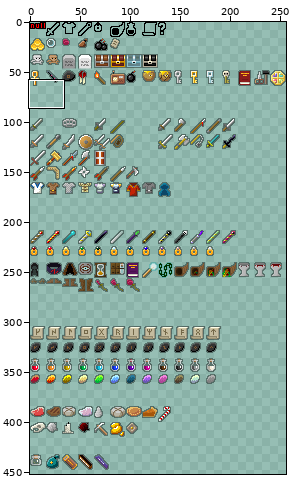
File history of a sprite sheet, core/src/main/assets/items.png. The picture above shows the old version from afar; the outline marks the close-up.
Close-up. Before the edit:
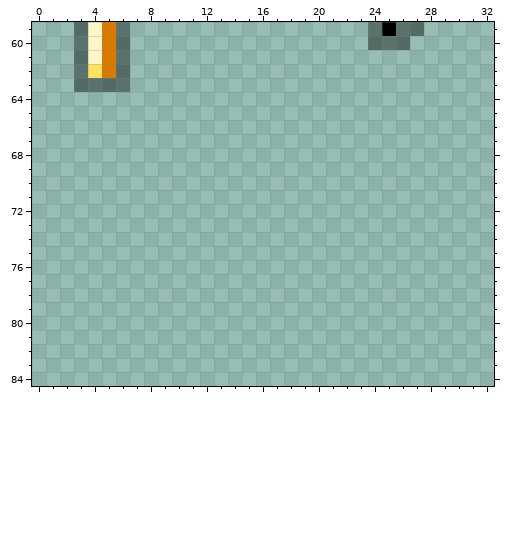
The file is 256x512 pixels. Pixels under 10% opacity are left out. Colours within 5 levels of each other are drawn and written as one. Shown: x 0..32, y 59..84. The wide view leaves out empty margins.
New version:
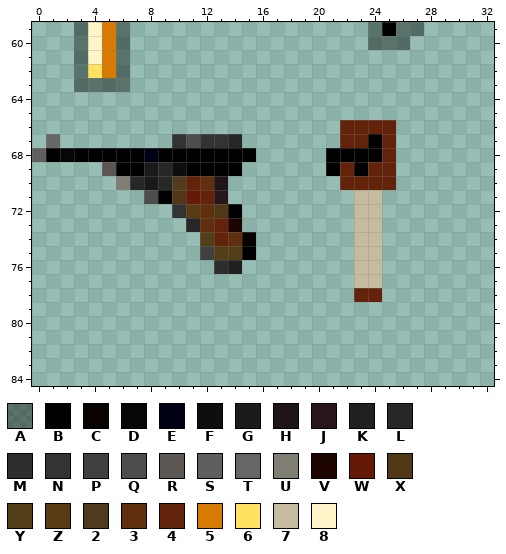
Palette (. is transparent): A #00000066  B #000000  C #090300  D #070506  E #000014  F #0e0e0e  G #1a1a1a  H #20141b  J #27171c  K #202020  L #272727  M #2d2d2d  N #333333  P #404040  Q #4d4d4d  R #5c5653  S #605e5e  T #666666  U #807d73  V #1c0400  W #651a08  X #503816  Y #523e17  Z #593c13  2 #503b1e  3 #602f0e  4 #63230b  5 #d97a00  6 #ffe262  7 #c5bc9f  8 #fff5c9
The exact change:
y 66: x 22..25 .... -> 4444
y 67: x 1 . -> T; x 10..14 ..... -> NQNNL; x 22..25 .... -> 44B4
y 68: x 0..15 ................ -> SBDBBBBBEBBBBBBB; x 21..25 ..... -> BBBB4
y 69: x 5..14 .......... -> RBBGLFBBBB; x 21..25 ..... -> B4B44
y 70: x 6..13 ........ -> ULGL243H; x 22..25 .... -> 4444
y 71: x 8..13 ...... -> QBXW4J; x 23..24 .. -> 77
y 72: x 10..14 ..... -> NZ3XB; x 23..24 .. -> 77
y 73: x 11..14 .... -> L34V; x 23..24 .. -> 77
y 74: x 12..15 .... -> Y43C; x 23..24 .. -> 77
y 75: x 12..15 .... -> PYYB; x 23..24 .. -> 77
y 76: x 13..14 .. -> MK; x 23..24 .. -> 77
y 77: x 23..24 .. -> 77
y 78: x 23..24 .. -> 44
